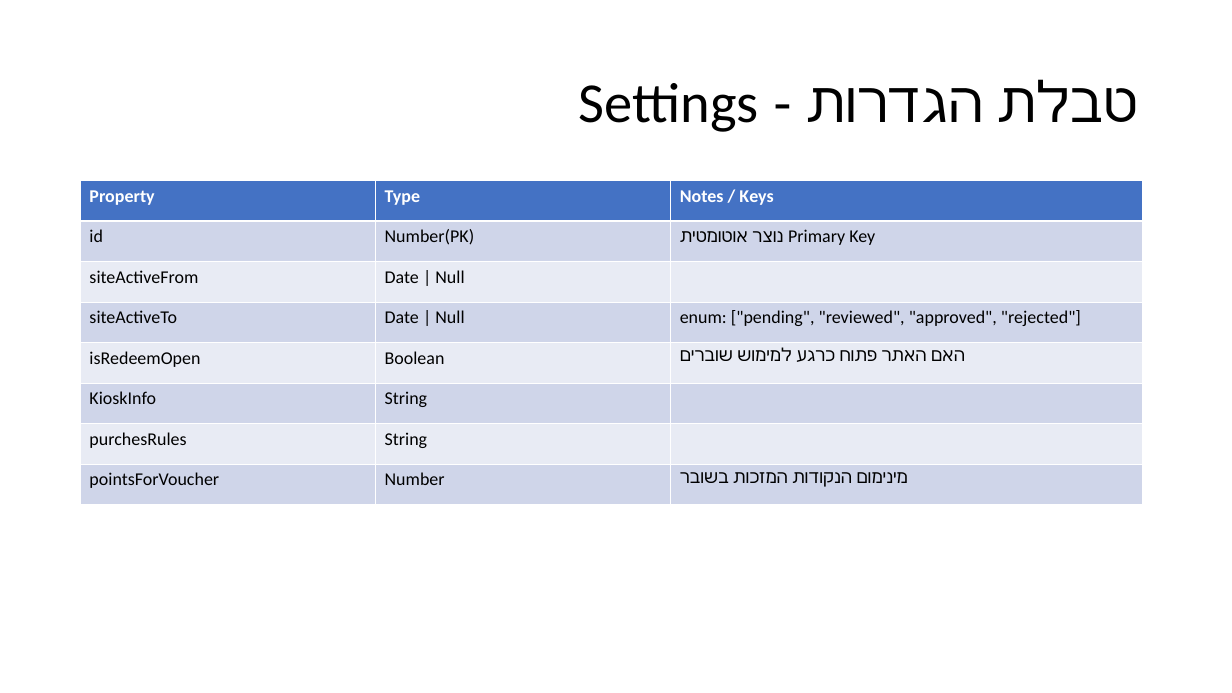
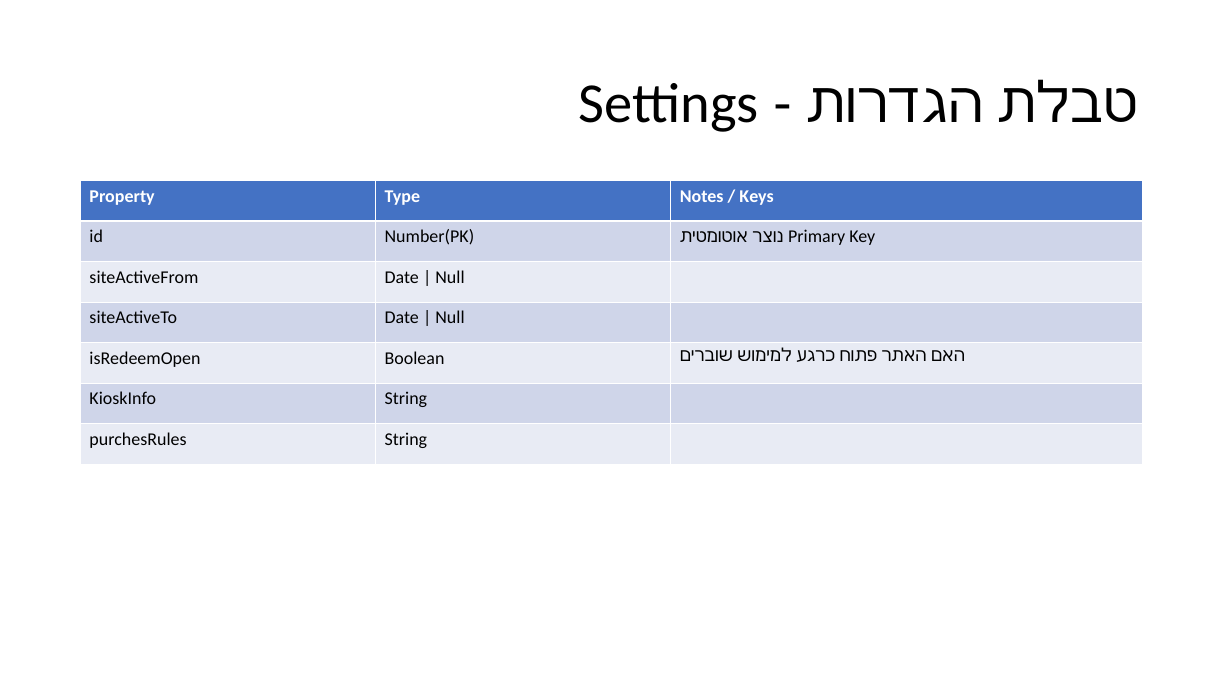
Before and after one commit to Sara-Hartuv/A-RS-EdTech, a slide deck: slide 23 of presentation/פרויקט עיצוב התנהגות.pptx - DB.pptx (slide 11 before the commit). Drawn at 1232x693 pixels with LibreOffice and Linux fonts; fonts in the diff are those of the drawing. Boxes give left, top, right and bottom in pixels: in the first picture for what was removed or moved away, otherwise in the second. Text is boxed around its words. In the diff, an @@ line names an element or a change of style, - is before the commit and + after.

```diff
--- a/presentation/פרויקט עיצוב התנהגות.pptx - DB.pptx
+++ b/presentation/פרויקט עיצוב התנהגות.pptx - DB.pptx
@@ table at (80, 180, 1142, 464) @@
@@ row 4, column 3: "enum: ["pending", "reviewed", "approved", "rejected"]" to "" @@
-row 8: pointsForVoucher | Number | מינימום הנקודות המזכות בשובר
```
Also in this commit, not shown: 7 other slides changed, 9 slides added, 4 other files.
